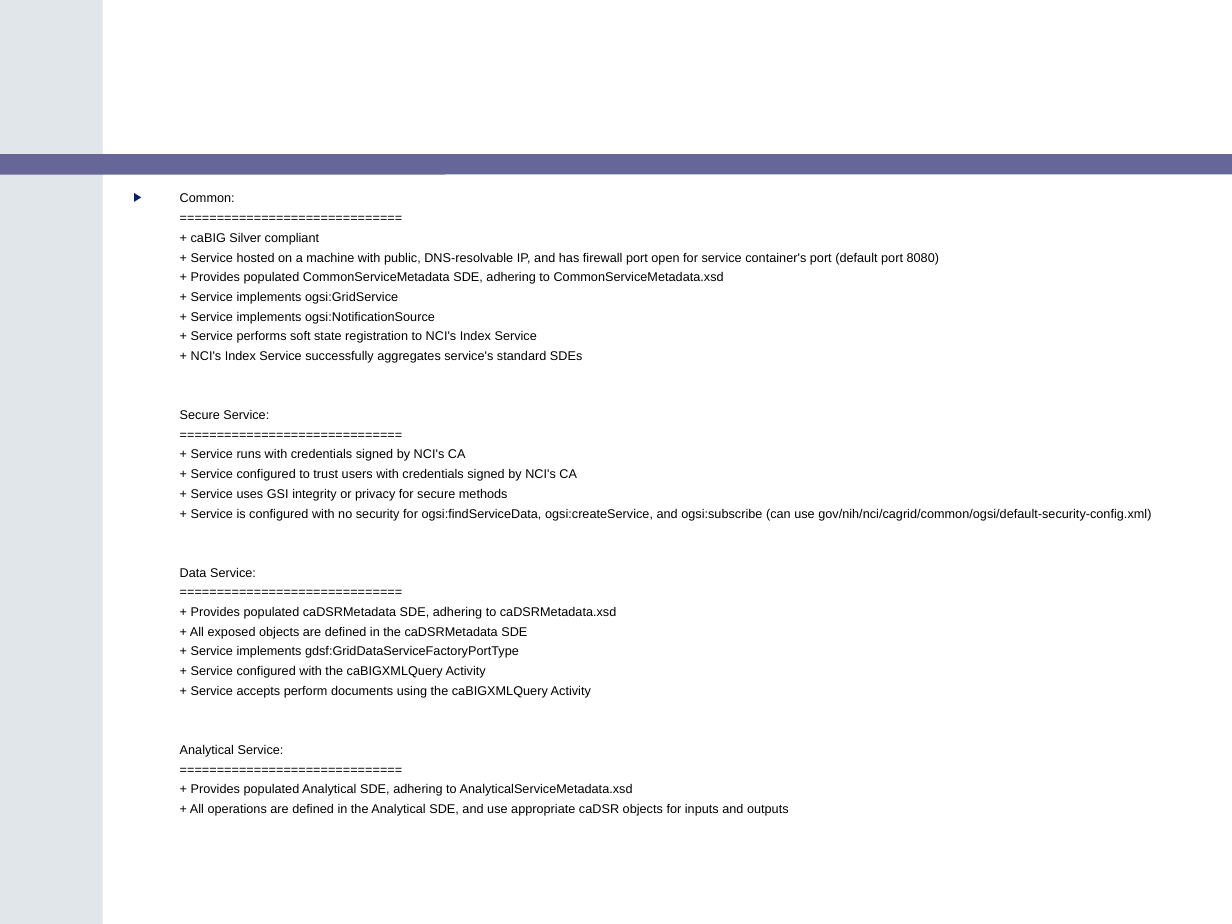
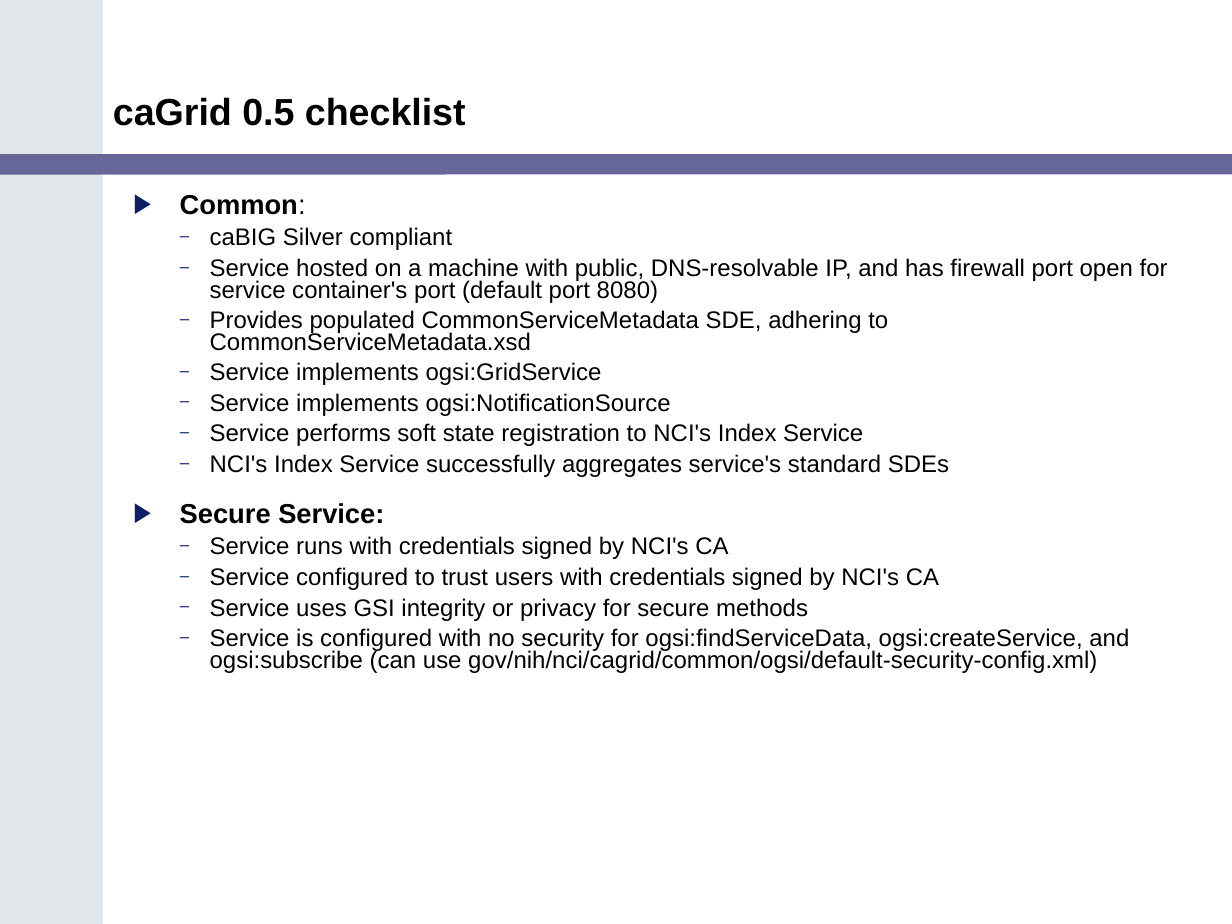
Before and after one commit to NCIP/cagrid-portal, a slide deck: slide 15 of cagrid-1-0/Documentation/presentations/200602_VCDE_ARCH/Gold_Review_Arch_VCDE_Feb1.ppt. Drawn at 1232x924 pixels with LibreOffice and Linux fonts; fonts in the diff are those of the drawing; background and template pictures are left out. Boxes give left, top, right and bottom in pixels: in the first picture for what was removed or moved away, otherwise in the second. Text is boxed around its words. In the diff, an @@ line names an element or a change of style, - is before the commit and + after.

```diff
--- a/cagrid-1-0/Documentation/presentations/200602_VCDE_ARCH/Gold_Review_Arch_VCDE_Feb1.ppt
+++ b/cagrid-1-0/Documentation/presentations/200602_VCDE_ARCH/Gold_Review_Arch_VCDE_Feb1.ppt
@@ title added at [113,97,466,126], 22 pt, text #000000, bold @@
+caGrid 0.5 checklist
@@ text at [180,195,1168,673]: text changed; size 7.4 to 14 pt @@
-▶ Common:
-  ==============================
-  + caBIG Silver compliant
-  + Service hosted on a machine with public, DNS-resolvable IP, and has firewall port open for service container's port (default port 8080)
-  + Provides populated CommonServiceMetadata SDE, adhering to CommonServiceMetadata.xsd
-  + Service implements ogsi:GridService
-  + Service implements ogsi:NotificationSource
-  + Service performs soft state registration to NCI's Index Service
-  + NCI's Index Service successfully aggregates service's standard SDEs
-  Secure Service:
-  ==============================
-  + Service runs with credentials signed by NCI's CA
-  + Service configured to trust users with credentials signed by NCI's CA
-  + Service uses GSI integrity or privacy for secure methods
-  + Service is configured with no security for ogsi:findServiceData, ogsi:createService, and ogsi:subscribe (can use gov/nih/nci/cagrid/common/ogsi/default-security-config.xml)
-  Data Service:
-  ==============================
-  + Provides populated caDSRMetadata SDE, adhering to caDSRMetadata.xsd
-  + All exposed objects are defined in the caDSRMetadata SDE
-  + Service implements gdsf:GridDataServiceFactoryPortType
-  + Service configured with the caBIGXMLQuery Activity
-  + Service accepts perform documents using the caBIGXMLQuery Activity
-  Analytical Service:
-  ==============================
-  + Provides populated Analytical SDE, adhering to AnalyticalServiceMetadata.xsd
-  + All operations are defined in the Analytical SDE, and use appropriate caDSR objects for inputs and outputs
+▶ Common:
+  – caBIG Silver compliant
+  – Service hosted on a machine with public, DNS-resolvable IP, and has firewall port open for service container's port (default port 8080)
+  – Provides populated CommonServiceMetadata SDE, adhering to CommonServiceMetadata.xsd
+  – Service implements ogsi:GridService
+  – Service implements ogsi:NotificationSource
+  – Service performs soft state registration to NCI's Index Service
+  – NCI's Index Service successfully aggregates service's standard SDEs
+▶ Secure Service:
+  – Service runs with credentials signed by NCI's CA
+  – Service configured to trust users with credentials signed by NCI's CA
+  – Service uses GSI integrity or privacy for secure methods
+  – Service is configured with no security for ogsi:findServiceData, ogsi:createService, and ogsi:subscribe (can use gov/nih/nci/cagrid/common/ogsi/default-security-config.xml)
```
Also in this commit, not shown: 9 other slides changed, 2 slides added, 1 slide removed.
